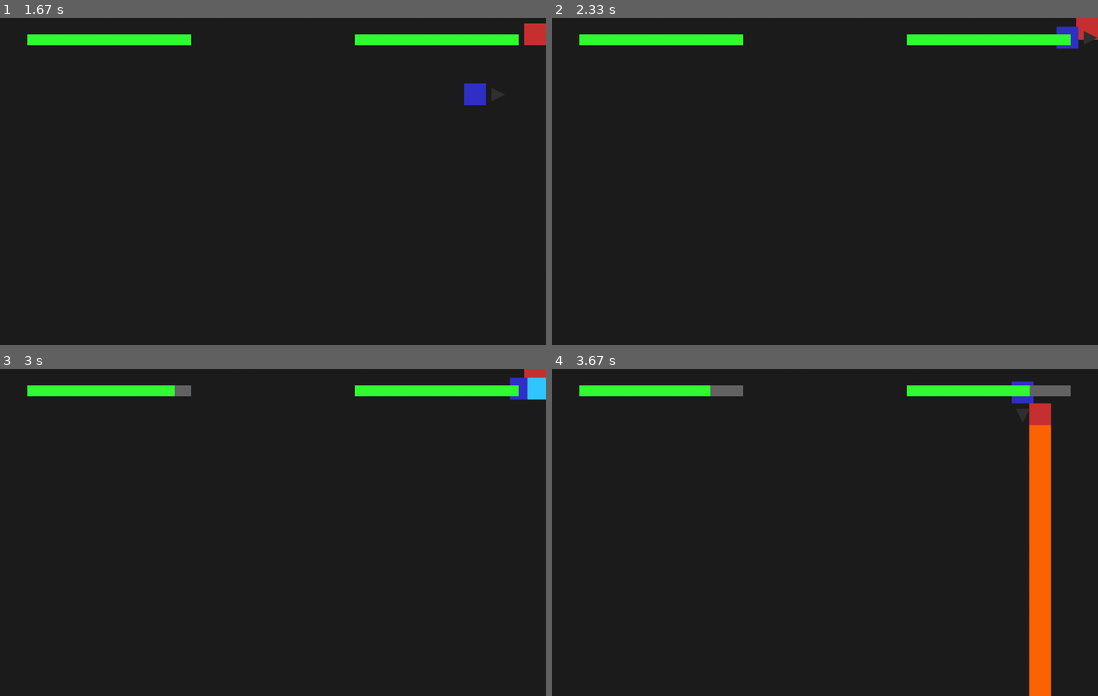
Above: before the commit, frames 1-4 (two rows, left to right).
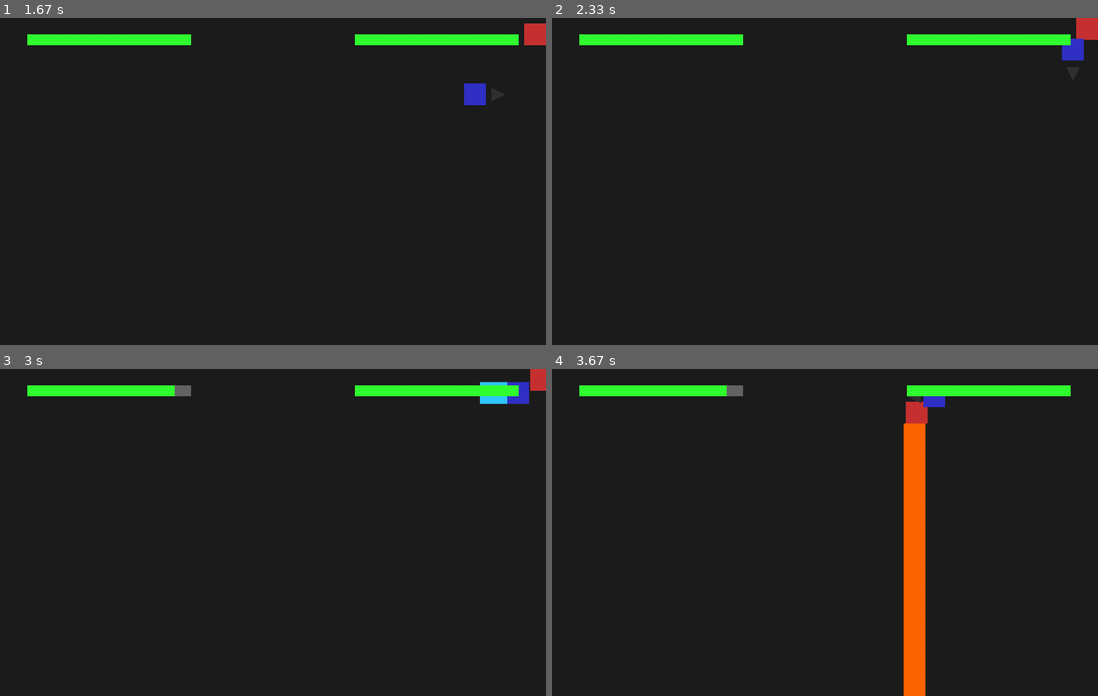
Above: after the commit, the same moments.

Repository: gaoyuanbin/PygameFighting
Game: pygame game, started from pythongame.py
Same seed, same stepped clock (60 frames per second), same inputs: the game is played once before the commit and once after it.
Inputs:
- Up to frame 1 (1.67 s): tap Right Shift at 0.33 s; hold Q 0.67-1.13 s; hold D 0.67-1.13 s; tap E at 1.17 s
- Up to frame 2 (2.33 s): hold W from 2 s (still down)
- Up to frame 3 (3 s): release W at 2.47 s; hold D 2.5-2.97 s
- Up to frame 4 (3.67 s): hold A 3-3.53 s; hold R from 3.57 s (still down); hold S from 3.57 s (still down)

Frame 1 is identical in both runs. In frame 2, 0.4% of the frame differs, in the area x 92-100%, y 2-14%; in frame 3, 0.6%; in frame 4, 8.0%, in the area x 29-95%, y 3-100%.

Commit message:
Added Character selection screen for multiplayer only. The 'characters' are just stat changes.

Diff:
--- a/pythongame.py
+++ b/pythongame.py
@@ -1,5 +1,72 @@
 import random
 
+class Player:
+    def __init__(self, x, y, maxhp, attacks, size=40):
+        self.x = x
+        self.y = y
+        self.size = size
+
+        self.maxhp = maxhp
+        self.hp = maxhp
+
+        self.attacks = attacks
+
+        self.dir = (1, 0)
+
+        self.attack = None
+        self.cooldown = 0
+        self.anim = 0
+        self.hit = False
+
+    @property
+    def rect(self):
+        return pygame.Rect(self.x, self.y, self.size, self.size)
+
+    def move(self, dx, dy, speed, width, height):
+        self.x += dx * speed
+        self.y += dy * speed
+        self.dir = (dx, dy)
+
+        self.x = max(0, min(self.x, width - self.size))
+        self.y = max(0, min(self.y, height - self.size))
+
+    def start_attack(self, name):
+        if self.cooldown == 0:
+            self.attack = name
+            self.anim = self.attacks[name]["frames"]
+            self.cooldown = self.attacks[name]["cooldown"]
+            self.hit = False
+
+    def update_attack_timers(self):
+        if self.cooldown > 0:
+            self.cooldown -= 1
+
+        if self.anim > 0:
+            self.anim -= 1
+            if self.anim == 0:
+                self.attack = None
+
+    def dash_move(self, width, height):
+        if self.attack == "dash" and self.anim > 0:
+            dx, dy = self.dir
+            speed = self.attacks["dash"]["speed"]
+            self.move(dx, dy, speed, width, height)
+
+    def get_hitbox(self):
+        if not self.attack:
+            return None
+
+        atk = self.attacks[self.attack]
+        dx, dy = self.dir
+
+        if dx == 1:
+            return pygame.Rect(self.x + self.size, self.y, atk["size"], self.size)
+        if dx == -1:
+            return pygame.Rect(self.x - atk["size"], self.y, atk["size"], self.size)
+        if dy == 1:
+            return pygame.Rect(self.x, self.y + self.size, self.size, atk["size"])
+        if dy == -1:
+            return pygame.Rect(self.x, self.y - atk["size"], self.size, atk["size"])
 
 def draw_arrow(screen, rect, direction, color):
     dx, dy = direction
@@ -75,7 +142,94 @@
 
         pygame.display.flip()
 
-
+def character_select(screen, clock):
+    font_title = pygame.font.SysFont(None, 72)
+    font_big = pygame.font.SysFont(None, 54)
+    font_small = pygame.font.SysFont(None, 28)
+
+    p1_index = 0
+    p2_index = 1
+    p1_locked = False
+    p2_locked = False
+
+    while True:
+        clock.tick(60)
+        screen.fill((15, 15, 20))
+
+        title = font_title.render("CHARACTER SELECT", True, (240, 240, 240))
+        screen.blit(title, title.get_rect(center=(WIDTH // 2, 60)))
+
+        # Instructions
+        instr1 = font_small.render("P1: A/D to choose, E to lock", True, (180, 180, 180))
+        instr2 = font_small.render("P2: LEFT/RIGHT to choose, / to lock", True, (180, 180, 180))
+        instr3 = font_small.render("ESC to cancel", True, (140, 140, 140))
+        screen.blit(instr1, (60, 110))
+        screen.blit(instr2, (60, 140))
+        screen.blit(instr3, (60, 170))
+
+        # Display P1 / P2 selections
+        p1_char = CHARACTERS[p1_index]
+        p2_char = CHARACTERS[p2_index]
+
+        left_box = pygame.Rect(100, 230, 350, 260)
+        right_box = pygame.Rect(WIDTH - 450, 230, 350, 260)
+
+        pygame.draw.rect(screen, (40, 40, 50), left_box, border_radius=12)
+        pygame.draw.rect(screen, (40, 40, 50), right_box, border_radius=12)
+
+        # P1
+        pygame.draw.rect(screen, p1_char["body"], (left_box.x + 30, left_box.y + 70, 80, 80))
+        p1_name = font_big.render(p1_char["name"], True, (255, 255, 255))
+        screen.blit(p1_name, (left_box.x + 130, left_box.y + 70))
+
+        p1_stats = font_small.render(f"HP: {p1_char['maxhp']}   SPEED: {p1_char['speed']}", True, (200, 200, 200))
+        screen.blit(p1_stats, (left_box.x + 130, left_box.y + 130))
+
+        p1_lock = font_small.render("LOCKED" if p1_locked else "NOT LOCKED", True, (100, 255, 100) if p1_locked else (255, 180, 80))
+        screen.blit(p1_lock, (left_box.x + 130, left_box.y + 170))
+
+        # P2
+        pygame.draw.rect(screen, p2_char["body"], (right_box.x + 30, right_box.y + 70, 80, 80))
+        p2_name = font_big.render(p2_char["name"], True, (255, 255, 255))
+        screen.blit(p2_name, (right_box.x + 130, right_box.y + 70))
+
+        p2_stats = font_small.render(f"HP: {p2_char['maxhp']}   SPEED: {p2_char['speed']}", True, (200, 200, 200))
+        screen.blit(p2_stats, (right_box.x + 130, right_box.y + 130))
+
+        p2_lock = font_small.render("LOCKED" if p2_locked else "NOT LOCKED", True, (100, 255, 100) if p2_locked else (255, 180, 80))
+        screen.blit(p2_lock, (right_box.x + 130, right_box.y + 170))
+
+        # If both locked, return chosen characters
+        if p1_locked and p2_locked:
+            return p1_char, p2_char
+
+        for event in pygame.event.get():
+            if event.type == pygame.QUIT:
+                return None, None
+
+            if event.type == pygame.KEYDOWN:
+                if event.key == pygame.K_ESCAPE:
+                    return None, None
+
+                # P1 choose (A/D) and lock (E)
+                if not p1_locked:
+                    if event.key == pygame.K_a:
+                        p1_index = (p1_index - 1) % len(CHARACTERS)
+                    elif event.key == pygame.K_d:
+                        p1_index = (p1_index + 1) % len(CHARACTERS)
+                    elif event.key == pygame.K_e:
+                        p1_locked = True
+
+                # P2 choose (LEFT/RIGHT) and lock (/)
+                if not p2_locked:
+                    if event.key == pygame.K_LEFT:
+                        p2_index = (p2_index - 1) % len(CHARACTERS)
+                    elif event.key == pygame.K_RIGHT:
+                        p2_index = (p2_index + 1) % len(CHARACTERS)
+                    elif event.key == pygame.K_SLASH:
+                        p2_locked = True
+
+        pygame.display.flip()
 
 ATTACKS = {
     "normal": {
@@ -111,13 +265,60 @@
     "dash": (200, 200, 255)
 }
 
+# --- Characters (multiplayer only) ---
+# Each character can override maxhp, speed, attacks, and colors.
+# --- Characters (multiplayer only) ---
+# Each character can override maxhp, speed, attacks, and colors.
+
+CHARACTERS = [
+    {
+        "id": "rock",
+        "name": "ROCK",
+        "maxhp": 140,
+        "speed": 7,
+        "attacks": {
+            "normal": {"dmg": 14, "size": 45, "frames": 10, "cooldown": 30},
+            "super":  {"dmg": 30, "size": 140, "frames": 20, "cooldown": 70},
+            "dash":   {"dmg": 10, "size": 40, "frames": 16, "cooldown": 35, "speed": 40},
+        },
+        "colors": {"normal": (200, 200, 200), "super": (160, 160, 160), "dash": (220, 220, 220)},
+        "body": (120, 120, 120),
+    },
+    {
+        "id": "paper",
+        "name": "PAPER",
+        "maxhp": 100,
+        "speed": 10,
+        "attacks": {
+            "normal": {"dmg": 9, "size": 90, "frames": 10, "cooldown": 26},
+            "super":  {"dmg": 22, "size": 300, "frames": 18, "cooldown": 60},
+            "dash":   {"dmg": 12, "size": 60, "frames": 18, "cooldown": 28, "speed": 45},
+        },
+        "colors": {"normal": (255, 235, 180), "super": (255, 210, 120), "dash": (255, 240, 210)},
+        "body": (220, 200, 150),
+    },
+    {
+        "id": "scissors",
+        "name": "SCISSORS",
+        "maxhp": 80,
+        "speed": 13,
+        "attacks": {
+            "normal": {"dmg": 8, "size": 55, "frames": 8, "cooldown": 18},
+            "super":  {"dmg": 18, "size": 120, "frames": 16, "cooldown": 50},
+            "dash":   {"dmg": 14, "size": 50, "frames": 18, "cooldown": 20, "speed": 55},
+        },
+        "colors": {"normal": (255, 140, 140), "super": (255, 90, 90), "dash": (255, 180, 180)},
+        "body": (200, 70, 70),
+    },
+
+]
 import pygame
 import sys
 
 # --- setup ---
 pygame.init()
 
-WIDTH, HEIGHT = 1000, 600
+WIDTH, HEIGHT = (1000, 600)
 screen = pygame.display.set_mode((WIDTH, HEIGHT))
 pygame.display.set_caption("Pygame fighting")
 
@@ -125,8 +326,6 @@
 
 # --- player ---
 font = pygame.font.SysFont(None, 80)
-p1_dir = (1, 0)  # (x, y)
-p2_dir = (-1, 0)
 singleplayer = False
 countdown = 120
 win = False
@@ -134,22 +333,8 @@
 winner_text = ""
 player_size = 40
 maxhp = 100
-player_x = 10
-player_y = 10
-player2_x = 800
-player2_y = 400
 speed = 10
-p1hp = maxhp
-p2hp = maxhp
-p1_attack = None
-p1_cd = 0
-p1_anim = 0
-p1_hit = False
-
-p2_attack = None
-p2_cd = 0
-p2_anim = 0
-p2_hit = False
+
 
 
 DIFFICULTY = "easy"
@@ -202,29 +387,38 @@
     if menu_result == "singleplayer":
         singleplayer = True
         DIFFICULTY = selected_difficulty
+
+        # singleplayer uses your defaults
+        p1 = Player(10, 10, maxhp, ATTACKS)
+        p2 = Player(800, 400, maxhp, ATTACKS)
+
+        p1_speed = speed
+        p2_speed = speed
+        P1_ATTACK_COLORS = P1_COLORS
+        P2_ATTACK_COLORS = P2_COLORS
+        p1_body_color = (200, 50, 50)
+        p2_body_color = (50, 50, 200)
+
     else:
         singleplayer = False
 
-    # --- RESET GAME STATE ---
-    player_x = 10
-    player_y = 10
-    player2_x = 800
-    player2_y = 400
-
-    p1hp = maxhp
-    p2hp = maxhp
-
-    p1_attack = None
-    p2_attack = None
-    p1_cd = 0
-    p2_cd = 0
-    p1_anim = 0
-    p2_anim = 0
-    p1_hit = False
-    p2_hit = False
-
-    p1_dir = (1, 0)
-    p2_dir = (-1, 0)
+        c1, c2 = character_select(screen, clock)
+        if c1 is None:  # cancelled
+            continue
+
+        p1 = Player(10, 10, c1["maxhp"], c1["attacks"])
+        p2 = Player(800, 400, c2["maxhp"], c2["attacks"])
+
+        p1_speed = c1["speed"]
+        p2_speed = c2["speed"]
+        P1_ATTACK_COLORS = c1["colors"]
+        P2_ATTACK_COLORS = c2["colors"]
+        p1_body_color = c1["body"]
+        p2_body_color = c2["body"]
+    p1 = Player(10, 10, maxhp, ATTACKS)
+    p2 = Player(800, 400, maxhp, ATTACKS)
+
+
 
     win = False
     winner_text = ""
@@ -253,285 +447,143 @@
         # --- input ---
         # Player 1
         if keys[pygame.K_a]:
-            player_x -= speed
-            p1_dir = (-1, 0)
+            p1.move(-1, 0, p1_speed, WIDTH, HEIGHT)
         if keys[pygame.K_d]:
-            player_x += speed
-            p1_dir = (1, 0)
+            p1.move(1, 0, p1_speed, WIDTH, HEIGHT)
         if keys[pygame.K_w]:
-            player_y -= speed
-            p1_dir = (0, -1)
+            p1.move(0, -1, p1_speed, WIDTH, HEIGHT)
         if keys[pygame.K_s]:
-            player_y += speed
-            p1_dir = (0, 1)
+            p1.move(0, 1, p1_speed, WIDTH, HEIGHT)
 
         # Player 2
         if singleplayer:
             preset = AI_PRESETS[DIFFICULTY]
 
-            dx = player_x - player2_x
-            dy = player_y - player2_y
+            dx = p1.x - p2.x
+            dy = p1.y - p2.y
 
             if abs(dx) > abs(dy):
-                p2_dir = (1, 0) if dx > 0 else (-1, 0)
-                player2_x += speed * p2_dir[0]
+                direction = 1 if dx > 0 else -1
+                p2.move(direction, 0, speed, WIDTH, HEIGHT)
             else:
-                p2_dir = (0, 1) if dy > 0 else (0, -1)
-                player2_y += speed * p2_dir[1]
+                direction = 1 if dy > 0 else -1
+                p2.move(0, direction, speed, WIDTH, HEIGHT)
 
             # retreat (not OG)
             if DIFFICULTY != "og":
                 if abs(dx) + abs(dy) < 80 and random.random() < preset["retreat_chance"]:
-                    player2_x -= p2_dir[0] * speed
-                    player2_y -= p2_dir[1] * speed
+                    p2.move(-p2.dir[0], -p2.dir[1], speed, WIDTH, HEIGHT)
         else:
             # Player 2 (human)
             if keys[pygame.K_LEFT]:
-                player2_x -= speed
-                p2_dir = (-1, 0)
+                p2.move(-1, 0, p2_speed, WIDTH, HEIGHT)
             if keys[pygame.K_RIGHT]:
-                player2_x += speed
-                p2_dir = (1, 0)
+                p2.move(1, 0, p2_speed, WIDTH, HEIGHT)
+
             if keys[pygame.K_UP]:
-                player2_y -= speed
-                p2_dir = (0, -1)
+                p2.move(0, -1, p2_speed, WIDTH, HEIGHT)
+
             if keys[pygame.K_DOWN]:
-                player2_y += speed
-                p2_dir = (0, 1)
+                p2.move(0, 1, p2_speed, WIDTH, HEIGHT)
+
 
         # Player 1 attacks
-        if p1_cd == 0:
-            if keys[pygame.K_r]:
-                p1_attack = "super"
-                p1_anim = ATTACKS["super"]["frames"]
-                p1_cd = ATTACKS["super"]["cooldown"]
-                p1_hit = False
-            elif keys[pygame.K_q]:
-                p1_attack = "dash"
-                p1_anim = ATTACKS["dash"]["frames"]
-                p1_cd = ATTACKS["dash"]["cooldown"]
-                p1_hit = False
-            elif keys[pygame.K_e]:
-                p1_attack = "normal"
-                p1_anim = ATTACKS["normal"]["frames"]
-                p1_cd = ATTACKS["normal"]["cooldown"]
-                p1_hit = False
-
+        if keys[pygame.K_r]:
+            p1.start_attack("super")
+        elif keys[pygame.K_q]:
+            p1.start_attack("dash")
+        elif keys[pygame.K_e]:
+            p1.start_attack("normal")
         # Player 2 attacks
+# Player 2 attacks
         if singleplayer:
             preset = AI_PRESETS[DIFFICULTY]
-
-            # --- OG difficulty (original behavior) ---
-            if DIFFICULTY == "og" and p2_cd == 0:
-                dist = abs(player_x - player2_x) + abs(player_y - player2_y)
-
-                if dist < 60:
-                    p2_attack = "normal"
-                elif dist < 150:
-                    p2_attack = "dash"
-                else:
-                    p2_attack = "super"
-
-                p2_anim = ATTACKS[p2_attack]["frames"]
-                p2_cd = ATTACKS[p2_attack]["cooldown"]
-                p2_hit = False
-
-            # --- Balanced difficulties ---
+            dist = abs(p1.x - p2.x) + abs(p1.y - p2.y)
+
+            if DIFFICULTY == "og":
+                if p2.cooldown == 0:
+                    if dist < 60:
+                        p2.start_attack("normal")
+                    elif dist < 150:
+                        p2.start_attack("dash")
+                    else:
+                        p2.start_attack("super")
             else:
                 ai_think_timer -= 1
 
-                if ai_think_timer <= 0 and p2_cd == 0:
+                if ai_think_timer <= 0 and p2.cooldown == 0:
                     ai_think_timer = preset["think_delay"]
-
-                    dist = abs(player_x - player2_x) + abs(player_y - player2_y)
                     roll = random.random()
 
-                    p2_attack = None
-
                     if dist < 140 and roll < preset["super_chance"]:
-                        p2_attack = "super"
+                        p2.start_attack("super")
                     elif dist < 60:
-                        p2_attack = "normal"
+                        p2.start_attack("normal")
                     elif dist < 180 and roll < preset["dash_chance"]:
-                        p2_attack = "dash"
-
-                    if p2_attack:
-                        p2_anim = ATTACKS[p2_attack]["frames"]
-                        p2_cd = ATTACKS[p2_attack]["cooldown"]
-                        p2_hit = False
+                        p2.start_attack("dash")
 
         else:
-            # Player 2 (human)
-            if p2_cd == 0:
-                if keys[pygame.K_PERIOD]:
-                    p2_attack = "super"
-                    p2_anim = ATTACKS["super"]["frames"]
-                    p2_cd = ATTACKS["super"]["cooldown"]
-                    p2_hit = False
-                elif keys[pygame.K_RSHIFT]:
-                    p2_attack = "dash"
-                    p2_anim = ATTACKS["dash"]["frames"]
-                    p2_cd = ATTACKS["dash"]["cooldown"]
-                    p2_hit = False
-                elif keys[pygame.K_SLASH]:
-                    p2_attack = "normal"
-                    p2_anim = ATTACKS["normal"]["frames"]
-                    p2_cd = ATTACKS["normal"]["cooldown"]
-                    p2_hit = False
-
-        if p1_cd > 0:
-            p1_cd -= 1
-        if p1_anim > 0:
-            p1_anim -= 1
-            if p1_anim == 0:
-                p1_attack = None
-
-        if p2_cd > 0:
-            p2_cd -= 1
-        if p2_anim > 0:
-            p2_anim -= 1
-            if p2_anim == 0:
-                p2_attack = None
-        # Player 1 dash movement
-        if p1_attack == "dash" and p1_anim > 0:
-            dx, dy = p1_dir
-            player_x += dx * ATTACKS["dash"]["speed"]
-            player_y += dy * ATTACKS["dash"]["speed"]
-
-        # Player 2 dash movement
-        if p2_attack == "dash" and p2_anim > 0:
-            dx, dy = p2_dir
-            player2_x += dx * ATTACKS["dash"]["speed"]
-            player2_y += dy * ATTACKS["dash"]["speed"]
-
-        player_x = max(0, min(player_x, WIDTH - player_size))
-        player_y = max(0, min(player_y, HEIGHT - player_size))
-
-        player2_x = max(0, min(player2_x, WIDTH - player_size))
-        player2_y = max(0, min(player2_y, HEIGHT - player_size))
+            if keys[pygame.K_PERIOD]:
+                p2.start_attack("super")
+            elif keys[pygame.K_RSHIFT]:
+                p2.start_attack("dash")
+            elif keys[pygame.K_SLASH]:
+                p2.start_attack("normal")
+
+# Update attack timers
+        p1.update_attack_timers()
+        p2.update_attack_timers()
+
+        # Dash movement
+        p1.dash_move(WIDTH, HEIGHT)
+        p2.dash_move(WIDTH, HEIGHT)
+
 
         # --- draw ---
         screen.fill((30, 30, 30))  # background
-        p1_rect = pygame.Rect(player_x, player_y, player_size, player_size)
-        p2_rect = pygame.Rect(player2_x, player2_y, player_size, player_size)
-        if p1_rect.colliderect(p2_rect):
-            overlap = p1_rect.clip(p2_rect)
+        p1_rect = p1.rect
+        p2_rect = p2.rect
+        if p1.rect.colliderect(p2.rect):
+            overlap = p1.rect.clip(p2.rect)
             PUSH = 1.2
+
             if overlap.width < overlap.height:
-                # push horizontally
-                if p1_rect.centerx < p2_rect.centerx:
-                    player_x -= overlap.width * 0.5 * PUSH
-                    player2_x += overlap.width * 0.5 * PUSH
+                if p1.rect.centerx < p2.rect.centerx:
+                    p1.x -= overlap.width * 0.5 * PUSH
+                    p2.x += overlap.width * 0.5 * PUSH
                 else:
-                    player_x += overlap.width * 0.5 * PUSH
-                    player2_x -= overlap.width * 0.5 * PUSH
+                    p1.x += overlap.width * 0.5 * PUSH
+                    p2.x -= overlap.width * 0.5 * PUSH
             else:
-                # push vertically
-                if p1_rect.centery < p2_rect.centery:
-                    player_y -= overlap.height * 0.5 * PUSH
-                    player2_y += overlap.height * 0.5 * PUSH
+                if p1.rect.centery < p2.rect.centery:
+                    p1.y -= overlap.height * 0.5 * PUSH
+                    p2.y += overlap.height * 0.5 * PUSH
                 else:
-                    player_y += overlap.height * 0.5 * PUSH
-                    player2_y -= overlap.height * 0.5 * PUSH
-        player_x = max(0, min(player_x, WIDTH - player_size))
-        player_y = max(0, min(player_y, HEIGHT - player_size))
-        player2_x = max(0, min(player2_x, WIDTH - player_size))
-        player2_y = max(0, min(player2_y, HEIGHT - player_size))
-
-        pygame.draw.rect(screen, (200, 50, 50), p1_rect)
-        pygame.draw.rect(screen, (50, 50, 200), p2_rect)
-        draw_arrow(screen, p1_rect, p1_dir, (50, 50, 50))
-        draw_arrow(screen, p2_rect, p2_dir, (50, 50, 50))
-
-        hitbox1 = None
-        hitbox2 = None
-
-        if p1_attack:
-            atk = ATTACKS[p1_attack]
-            dx, dy = p1_dir
-
-            if dx == 1:  # right
-                hitbox1 = pygame.Rect(
-                    player_x + player_size,
-                    player_y,
-                    atk["size"],
-                    player_size
-                )
-
-            elif dx == -1:  # left
-                hitbox1 = pygame.Rect(
-                    player_x - atk["size"],
-                    player_y,
-                    atk["size"],
-                    player_size
-                )
-
-            elif dy == 1:  # down
-                hitbox1 = pygame.Rect(
-                    player_x,
-                    player_y + player_size,
-                    player_size,
-                    atk["size"]
-                )
-
-            elif dy == -1:  # up
-                hitbox1 = pygame.Rect(
-                    player_x,
-                    player_y - atk["size"],
-                    player_size,
-                    atk["size"]
-                )
-
-            pygame.draw.rect(screen, P1_COLORS[p1_attack], hitbox1)
-
-        if p2_attack:
-            atk = ATTACKS[p2_attack]
-            dx, dy = p2_dir
-
-            if dx == 1:  # right
-                hitbox2 = pygame.Rect(
-                    player2_x + player_size,
-                    player2_y,
-                    atk["size"],
-                    player_size
-                )
-
-            elif dx == -1:  # left
-                hitbox2 = pygame.Rect(
-                    player2_x - atk["size"],
-                    player2_y,
-                    atk["size"],
-                    player_size
-                )
-
-            elif dy == 1:  # down
-                hitbox2 = pygame.Rect(
-                    player2_x,
-                    player2_y + player_size,
-                    player_size,
-                    atk["size"]
-                )
-
-            elif dy == -1:  # up
-                hitbox2 = pygame.Rect(
-                    player2_x,
-                    player2_y - atk["size"],
-                    player_size,
-                    atk["size"]
-                )
-
-            pygame.draw.rect(screen, P2_COLORS[p2_attack], hitbox2)
-
-        if hitbox1 and hitbox1.colliderect(p2_rect) and not p1_hit:
-            p2hp -= ATTACKS[p1_attack]["dmg"]
-            p1_hit = True
-
-        if hitbox2 and hitbox2.colliderect(p1_rect) and not p2_hit:
-            p1hp -= ATTACKS[p2_attack]["dmg"]
-            p2_hit = True
-
-        p1hp = max(0, p1hp)
-        p2hp = max(0, p2hp)
+                    p1.y += overlap.height * 0.5 * PUSH
+                    p2.y -= overlap.height * 0.5 * PUSH
+
+        pygame.draw.rect(screen, p1_body_color, p1_rect)
+        pygame.draw.rect(screen, p2_body_color, p2_rect)
+        draw_arrow(screen, p1.rect, p1.dir, (50, 50, 50))
+        draw_arrow(screen, p2.rect, p2.dir, (50, 50, 50))
+        hitbox1 = p1.get_hitbox()
+        hitbox2 = p2.get_hitbox()
+
+        if hitbox1:
+            pygame.draw.rect(screen, P1_ATTACK_COLORS[p1.attack], hitbox1)
+        if hitbox2:
+            pygame.draw.rect(screen, P2_ATTACK_COLORS[p2.attack], hitbox2)
+
+        if hitbox1 and hitbox1.colliderect(p2.rect) and not p1.hit:
+            p2.hp -= ATTACKS[p1.attack]["dmg"]
+            p1.hit = True
+
+        if hitbox2 and hitbox2.colliderect(p1.rect) and not p2.hit:
+            p1.hp -= ATTACKS[p2.attack]["dmg"]
+            p2.hit = True
+
+        p1hp = max(0, p1.hp)
+        p2hp = max(0, p2.hp)
         if win:
             overlay = pygame.Surface((WIDTH, HEIGHT))
             overlay.set_alpha(160)
